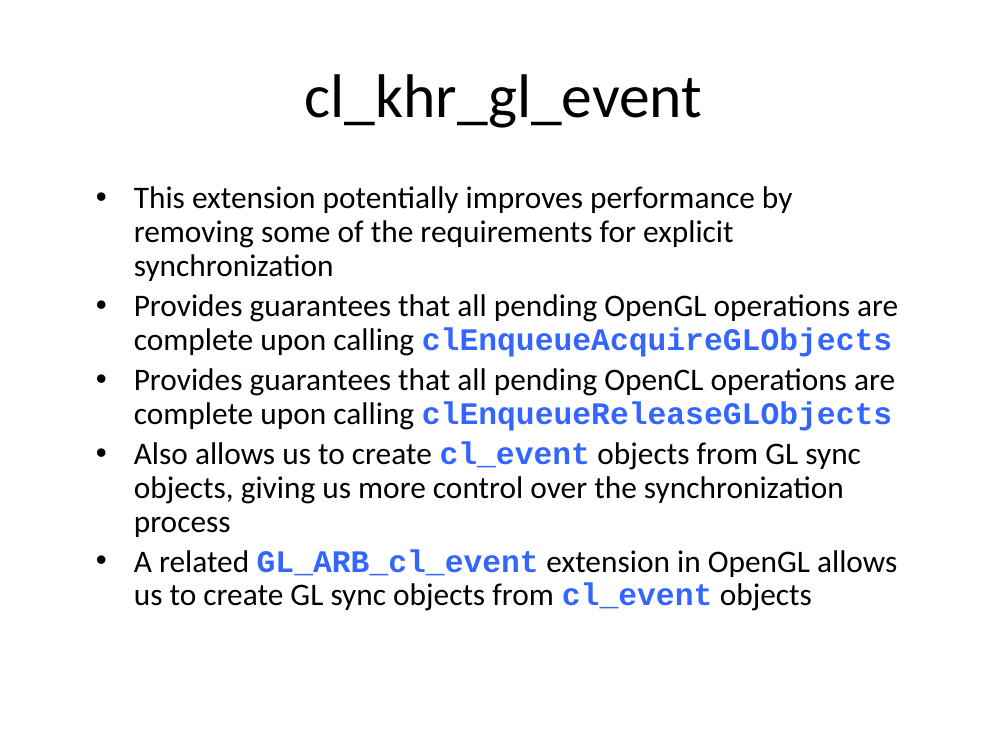
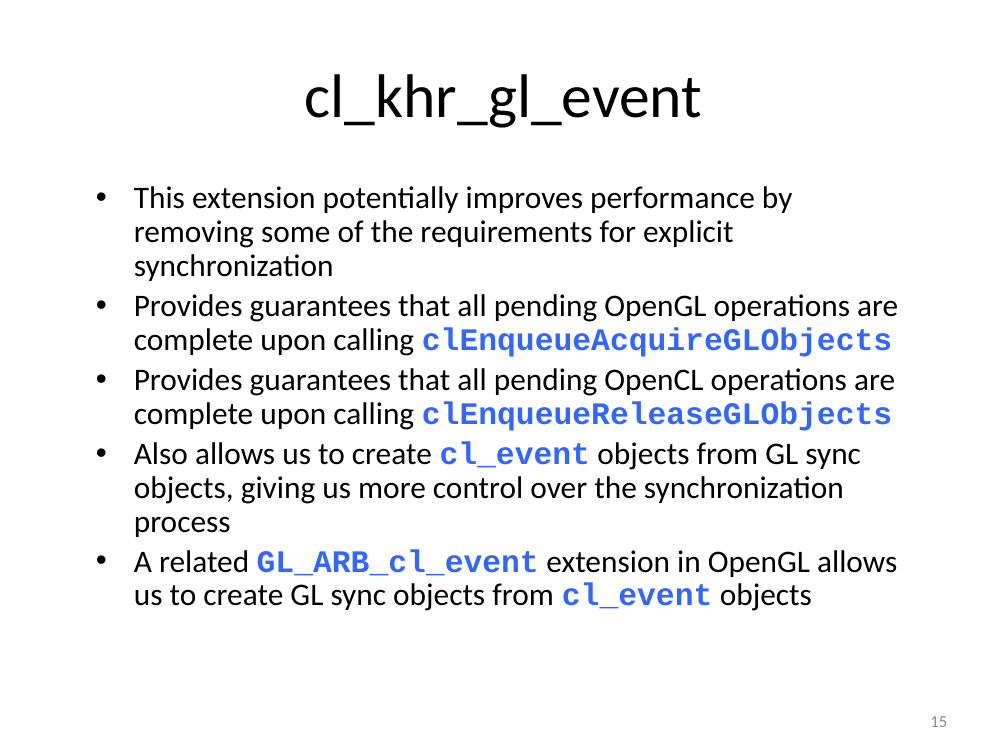
Before and after one commit to UoB-HPC/opencl-training-slides, a slide deck: slide 15 of advanced_part4.pptx. Drawn at 1008x756 pixels with LibreOffice and Linux fonts; fonts in the diff are those of the drawing. Boxes give left, top, right and bottom in pixels: in the first picture for what was removed or moved away, otherwise in the second. Text is boxed around its words. In the diff, an @@ line names an element or a change of style, - is before the commit and + after.

```diff
--- a/advanced_part4.pptx
+++ b/advanced_part4.pptx
@@ page number added at (930,716,947,727), 12 pt, text #8C8C8C @@
+15
```
Also in this commit, not shown: 16 other slides changed.
